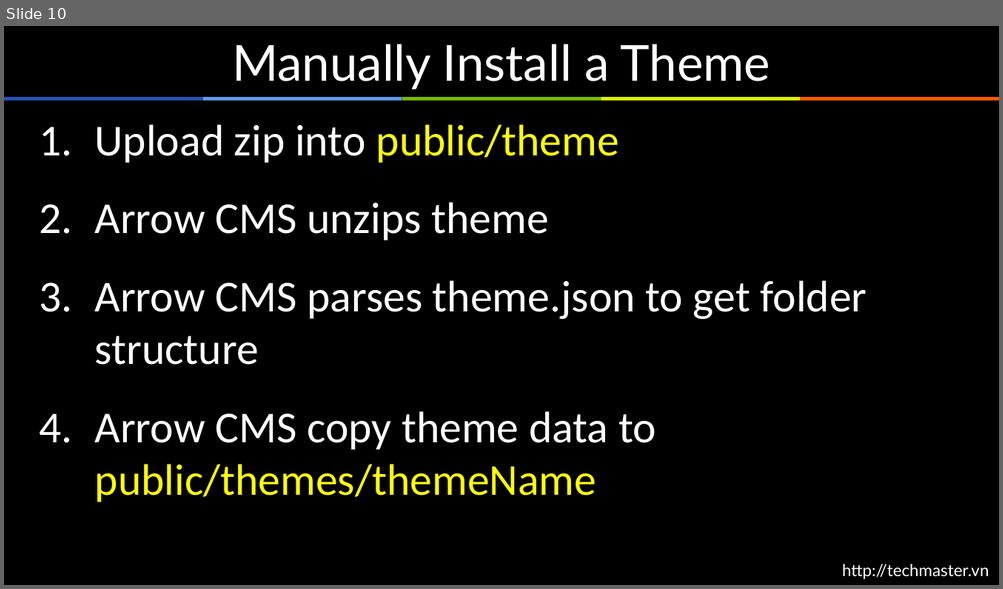
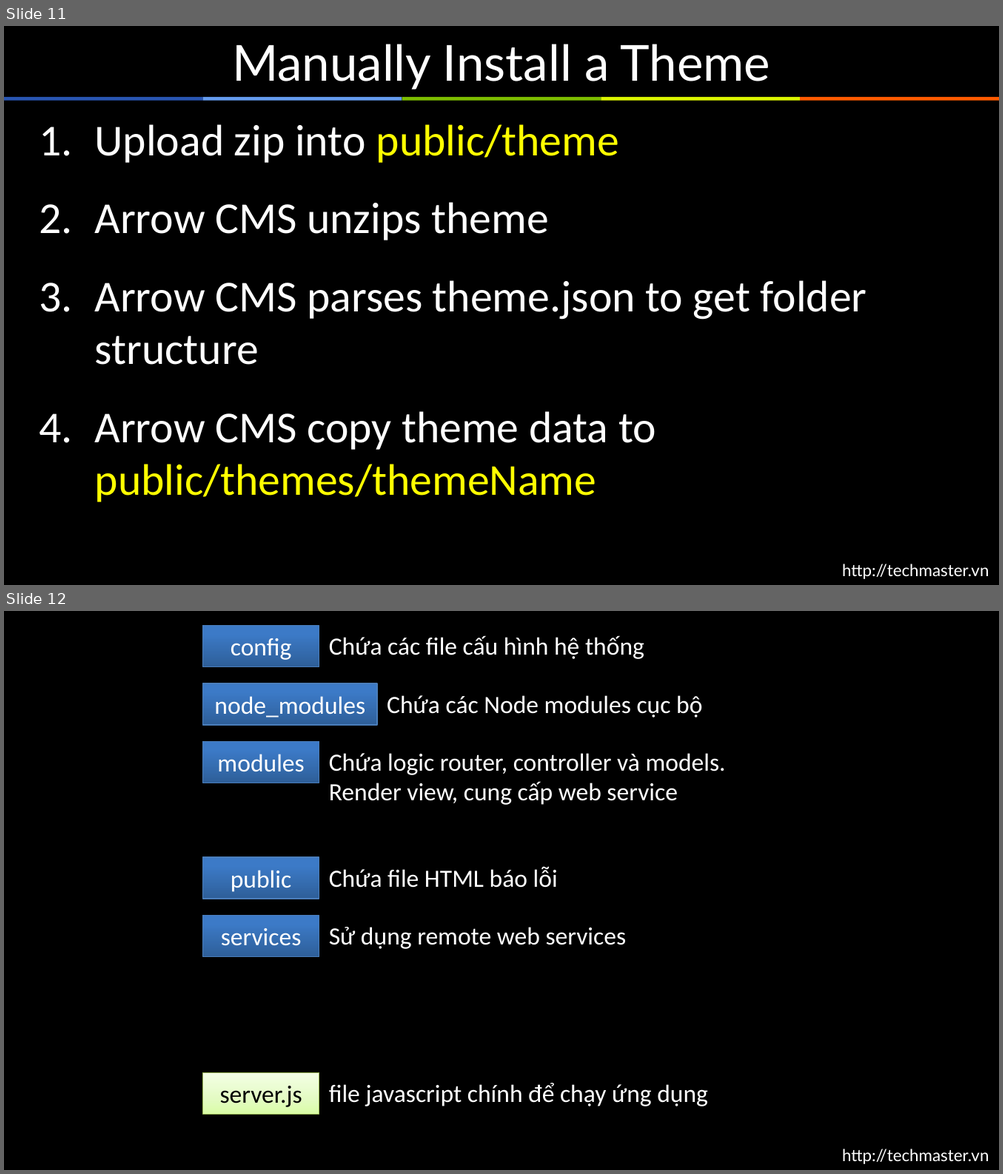
Before and after one commit to arrowjs/Documents, a slide deck: ArrowjsBasic.pptx. Shown one above the other, each under a label of ours: slide 10 before the commit, slides 11 and 12 after it. The pictures are 1003x589 and 1003x1174 pixels, drawn with LibreOffice and Linux fonts; fonts in the diff are those of the drawing; background and template pictures are left out. Boxes give left, top, right and bottom in pixels: in the first picture for what was removed or moved away, otherwise in the second. Text is boxed around its words. In the diff, an @@ line names an element or a change of style, - is before the commit and + after.

```diff
--- a/ArrowjsBasic.pptx
+++ b/ArrowjsBasic.pptx
@@ slide 12 added at bbox=[4, 611, 999, 1170], background #000000; not listed: 1 template element that a slide beside it also shows @@
@@ rectangle added at bbox=[203, 626, 319, 668], fill gradient #2F5F99 to #3D7CC7 to #3A7CCB, outline #4B7EBC 0.75 pt, 18 pt, text #FFFFFF @@
+config
@@ text added at bbox=[329, 635, 644, 659], 18 pt, text #FFFFFF @@
+Chứa các file cấu hình hệ thống
@@ rectangle added at bbox=[203, 684, 377, 726], fill gradient #2F5F99 to #3D7CC7 to #3A7CCB, outline #4B7EBC 0.75 pt, 18 pt, text #FFFFFF @@
+node_modules
@@ text added at bbox=[387, 695, 702, 718], 18 pt, text #FFFFFF @@
+Chứa các Node modules cục bộ
@@ rectangle added at bbox=[203, 741, 319, 783], fill gradient #2F5F99 to #3D7CC7 to #3A7CCB, outline #4B7EBC 0.75 pt, 18 pt, text #FFFFFF @@
+modules
@@ text added at bbox=[329, 753, 726, 805], 18 pt, text #FFFFFF @@
+Chứa logic router, controller và models. Render view, cung cấp web service
@@ rectangle added at bbox=[203, 857, 319, 900], fill gradient #2F5F99 to #3D7CC7 to #3A7CCB, outline #4B7EBC 0.75 pt, 18 pt, text #FFFFFF @@
+public
@@ text added at bbox=[329, 866, 558, 888], 18 pt, text #FFFFFF @@
+Chứa file HTML báo lỗi
@@ rectangle added at bbox=[203, 915, 319, 957], fill gradient #2F5F99 to #3D7CC7 to #3A7CCB, outline #4B7EBC 0.75 pt, 18 pt, text #FFFFFF @@
+services
@@ text added at bbox=[329, 927, 626, 949], 18 pt, text #FFFFFF @@
+Sử dụng remote web services
@@ rectangle added at bbox=[203, 1073, 319, 1115], fill gradient #DAFDA7 to #E4FCC2 to #F5FFE7, outline #98B955 0.75 pt, 18 pt, text #000000 @@
+server.js
@@ text added at bbox=[329, 1083, 708, 1107], 18 pt, text #FFFFFF @@
+file javascript chính để chạy ứng dụng
@@ what was slide 10 is now slide 11 @@
```
Also in this commit, not shown: 10 other slides added.
